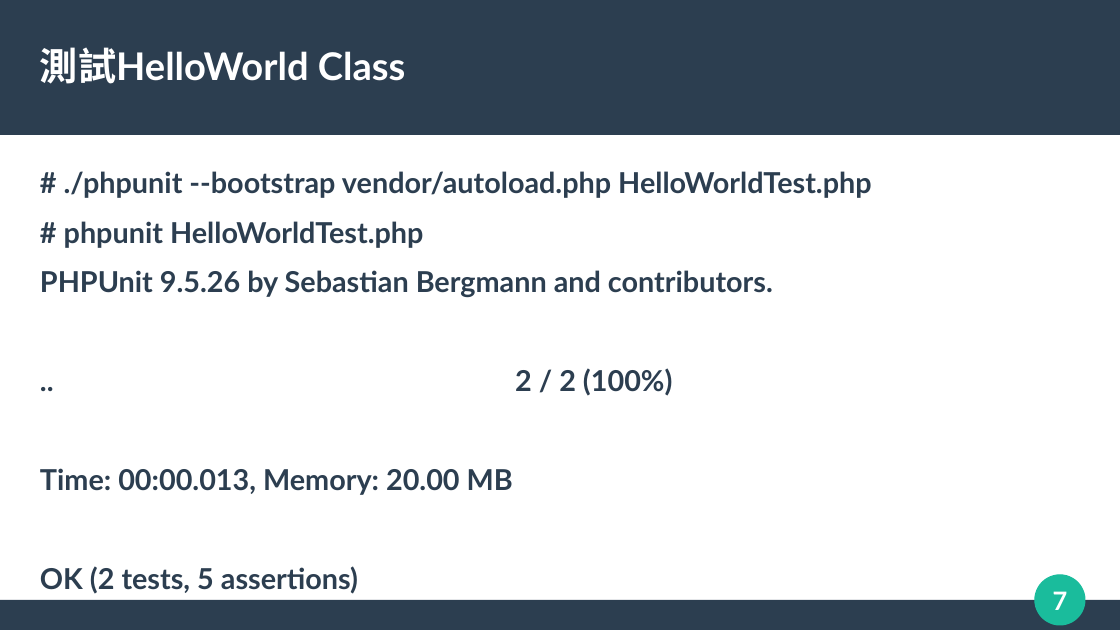
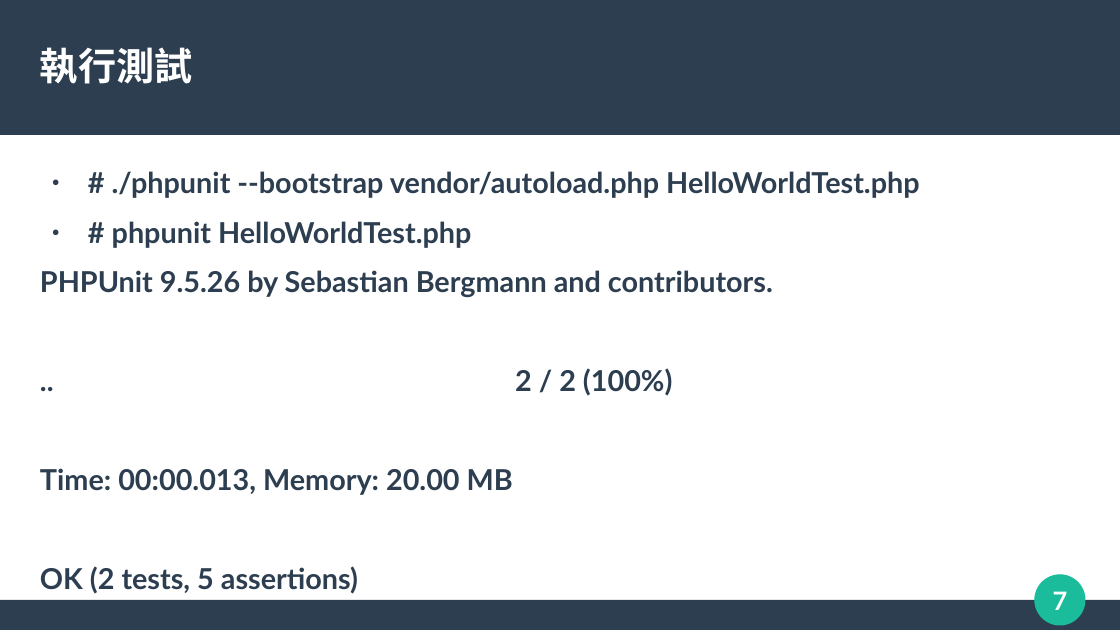
Before and after one commit to Ian-PChome/phpunit, a slide deck: slide 7 of PHPUnit Test.odp. Drawn at 1120x630 pixels with LibreOffice and Linux fonts; fonts in the diff are those of the drawing. Boxes give left, top, right and bottom in pixels: in the first picture for what was removed or moved away, otherwise in the second. Text is boxed around its words. In the diff, an @@ line names an element or a change of style, - is before the commit and + after.

```diff
--- a/PHPUnit Test.odp
+++ b/PHPUnit Test.odp
@@ title at <box>40,47,192,84</box>: text changed @@
-測試HelloWorld Class
+執行測試
@@ text at <box>112,171,920,248</box>: bullet none to ● @@
```
Also in this commit, not shown: 3 other slides changed, 7 slides added, 3 slides removed, 11 other files.
